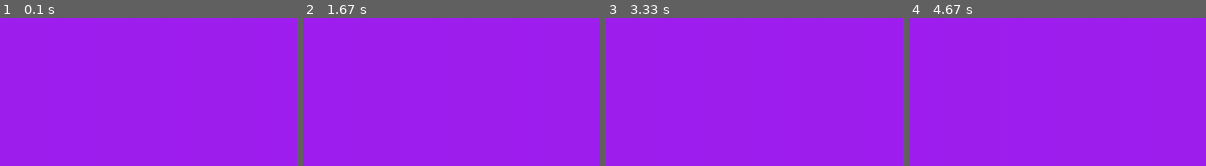
Above: before the commit, frames 1-4 (left to right).
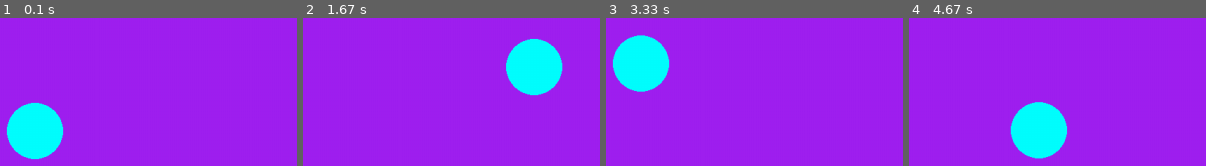
Above: after the commit, the same moments.

Repository: nielmclaren/PygameOne
Game: pygame game, started from start.py
The game is run twice, just before and just after one commit, with the same random seed, the same clock (stepped at 60 frames per second) and the same inputs.
Inputs:
- Up to frame 1 (0.1 s): no input
- Up to frame 2 (1.67 s): hold D 0.33-0.8 s; hold W 0.83-1.13 s; hold D 1.17-1.63 s
- Up to frame 3 (3.33 s): hold A 1.67-2.2 s; hold S 2.23-2.53 s; hold A 2.57-2.97 s; hold W from 3 s (still down)
- Up to frame 4 (4.67 s): release W at 3.37 s; hold D 3.4-4.03 s; hold S 4.07-4.43 s; hold A from 4.47 s (still down)

The runs differ from the first frame. In frame 1, 5.8% of the frame differs, in the area x 2-22%, y 56-96%; in frame 2, 5.8%; in frame 3, 5.8%, in the area x 2-22%, y 11-50%; in frame 4, 5.8%.

Commit message:
Player controlled movement.

Diff:
--- a/start.py
+++ b/start.py
@@ -6,21 +6,38 @@
 screen = pygame.display.set_mode((1280, 720))
 clock = pygame.time.Clock()
 running = True
+dt = 0
 
-def poll_events():
+player_pos = pygame.Vector2(screen.get_width() / 2, screen.get_height() / 2)
+
+while running:
   for event in pygame.event.get():
     if event.type == pygame.QUIT:
       running = False
     elif event.type == pygame.KEYDOWN:
       if event.key == pygame.K_ESCAPE:
-        pygame.quit()
-
-while running:
-  poll_events()
+        running = False
 
   screen.fill("purple")
 
+  pygame.draw.circle(screen, "cyan", player_pos, 40)
+
+  keys = pygame.key.get_pressed()
+  direction = pygame.Vector2()
+  if keys[pygame.K_w]:
+    direction.y -= 1
+  if keys[pygame.K_s]:
+    direction.y += 1
+  if keys[pygame.K_a]:
+    direction.x -= 1
+  if keys[pygame.K_d]:
+    direction.x += 1
+
+  if direction.magnitude():
+    player_pos += direction.normalize() * 300 * dt
+
   pygame.display.flip()
-  clock.tick(60) # Set 60 FPS limit
+
+  dt = clock.tick(60) / 1000 # Set 60 FPS limit
 
 pygame.quit()
